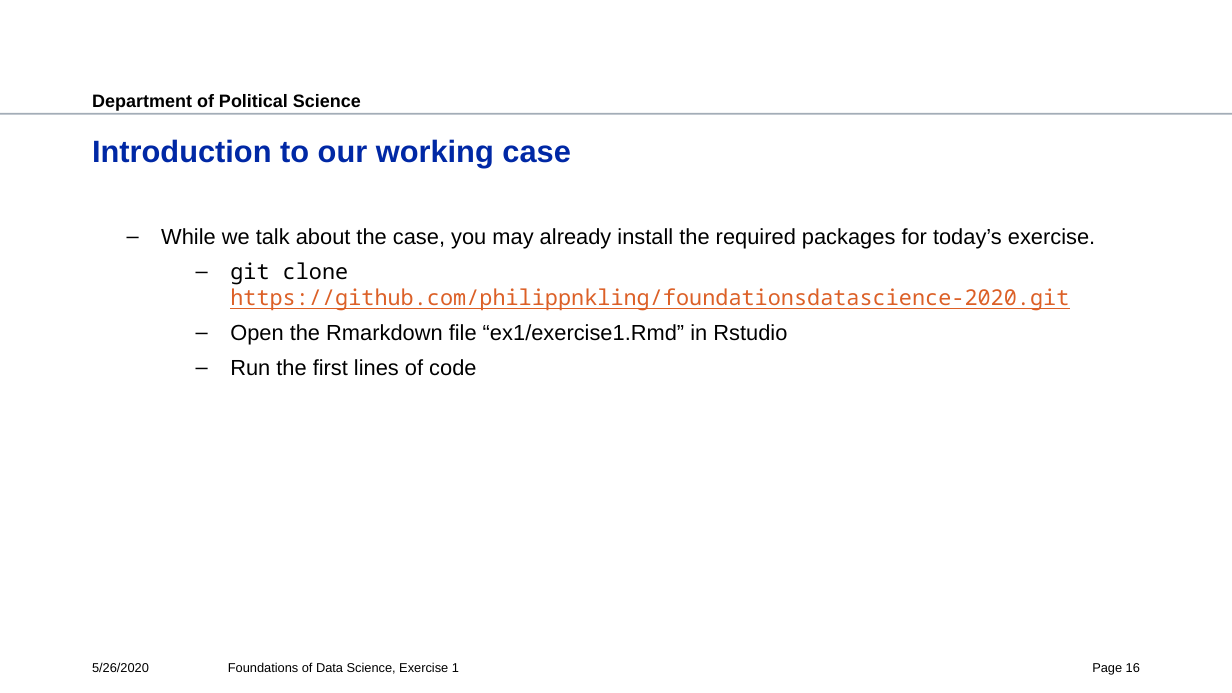
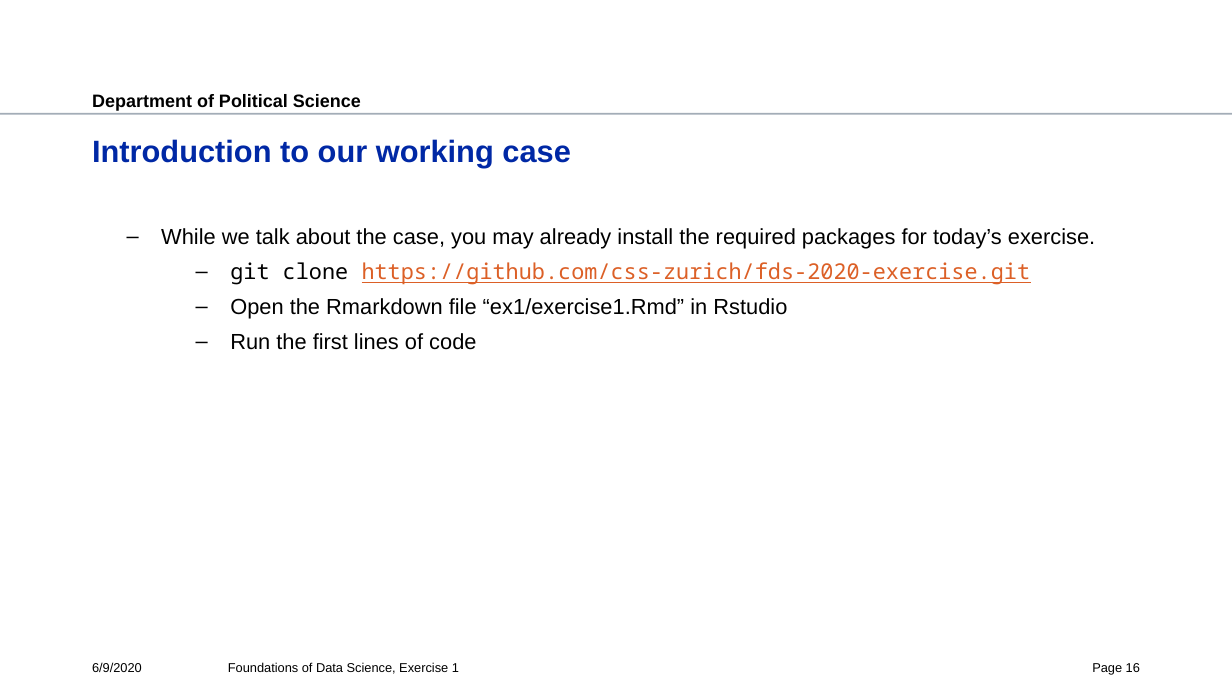
Before and after one commit to polianchykova/fds-2020-exercise, a slide deck: slide 16 of ex1/ex1.pptx. Drawn at 1232x693 pixels with LibreOffice and Linux fonts; fonts in the diff are those of the drawing; background and template pictures are left out. Boxes give left, top, right and bottom in pixels: in the first picture for what was removed or moved away, otherwise in the second. Text is boxed around its words. In the diff, an @@ line names an element or a change of style, - is before the commit and + after.

```diff
--- a/ex1/ex1.pptx
+++ b/ex1/ex1.pptx
@@ text at (x1=230, y1=262, x2=1031, y2=285): text changed @@
-      – git clone https://github.com/philippnkling/foundationsdatascience-2020.git
+      – git clone https://github.com/css-zurich/fds-2020-exercise.git
@@ text at (x1=92, y1=662, x2=142, y2=672): text changed @@
-5/26/2020
+6/9/2020
```
Also in this commit, not shown: 16 other slides changed, 2 slides added.
